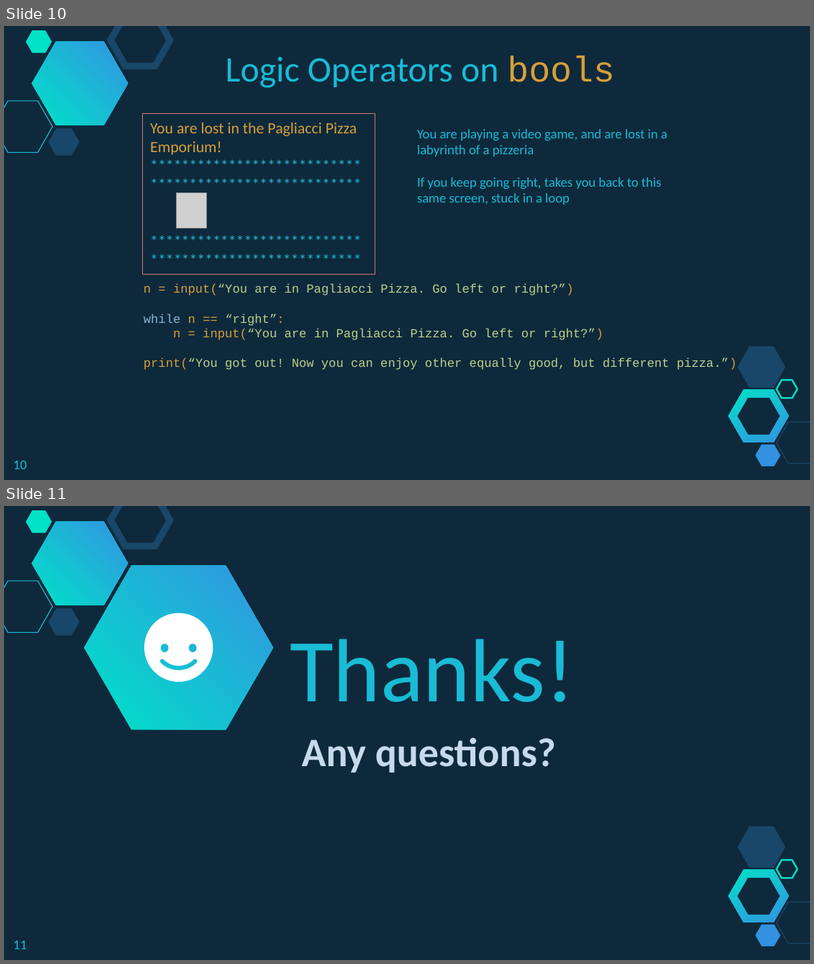
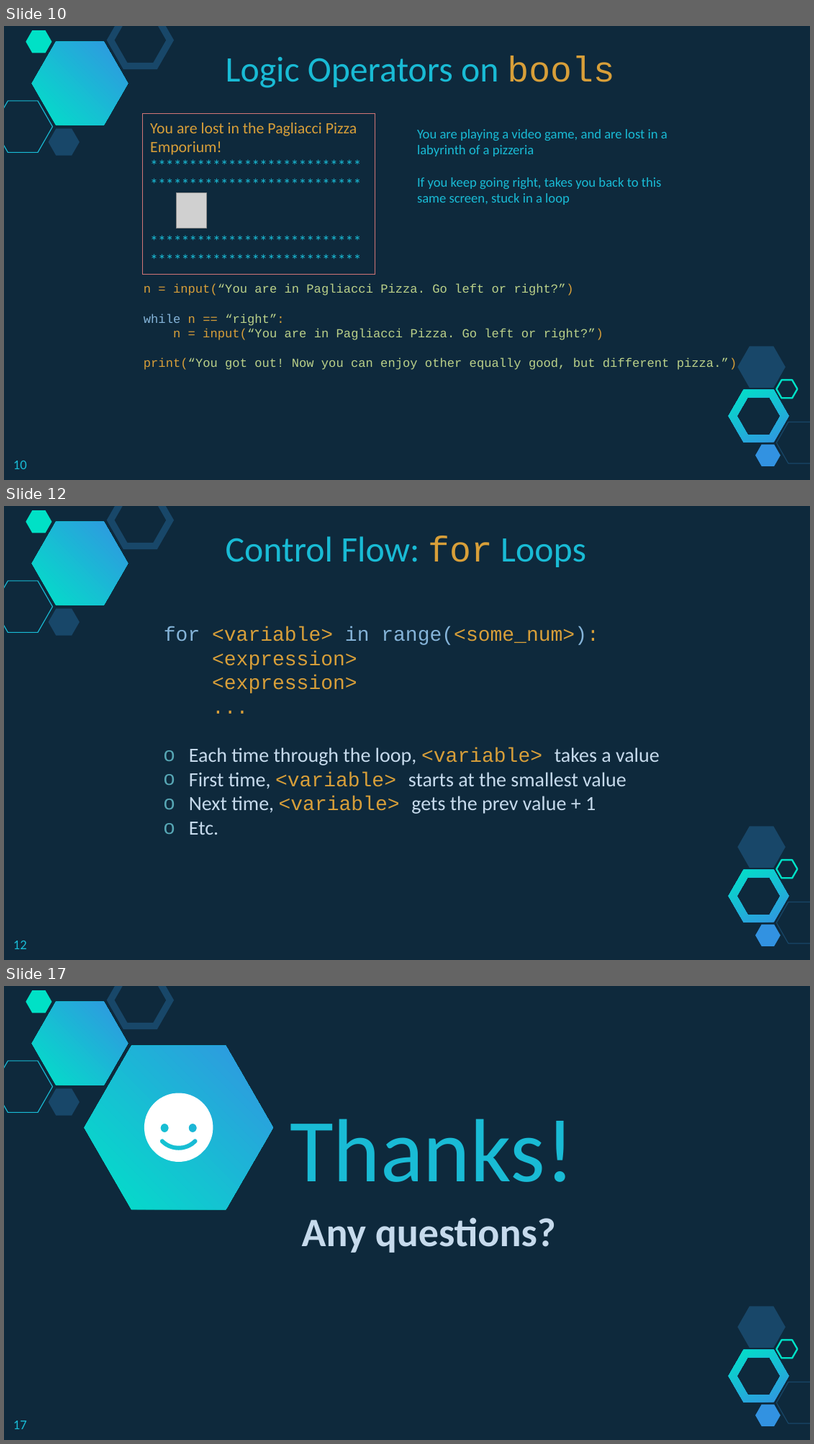
Before and after one commit to branhoff/python_class_101, a slide deck: lecture_slides/6_Python Lesson - Control Flow - While and For Loops.pptx. Shown one above the other, each under a label of ours: slides 10 and 11 before the commit, slides 10, 12 and 17 after it; the slides between them are not shown. The pictures are 814x964 and 814x1444 pixels, drawn with LibreOffice and Linux fonts; fonts in the diff are those of the drawing; grey boxes stand for pictures. Boxes give left, top, right and bottom in pixels: in the first picture for what was removed or moved away, otherwise in the second. Text is boxed around its words. In the diff, an @@ line names an element or a change of style, - is before the commit and + after.

```diff
--- a/lecture_slides/6_Python Lesson - Control Flow - While and For Loops.pptx
+++ b/lecture_slides/6_Python Lesson - Control Flow - While and For Loops.pptx
@@ slide 12 added at [4,506,810,960], background #0E293C; not listed: 10 template elements that a slide beside it also shows @@
@@ text added at [226,536,586,567], 32 pt, text #19BBD5 @@
+Control Flow: for Loops
@@ text added at [164,626,660,834], 18 pt, text #C6DAEC @@
+for <variable> in range(<some_num>):
+<expression>
+<expression>
+...
+o Each time through the loop, <variable> takes a value
+o First time, <variable> starts at the smallest value
+o Next time, <variable> gets the prev value + 1
+o Etc.
@@ page number added at [13,940,27,949], 12 pt, text #19BBD5 @@
+12
@@ what was slide 11 is now slide 17 @@
@@ page number at [13,1420,27,1429]: text changed @@
-11
+17
```
Also in this commit, not shown: 5 other slides added, 15 slides removed, 11 other files.
